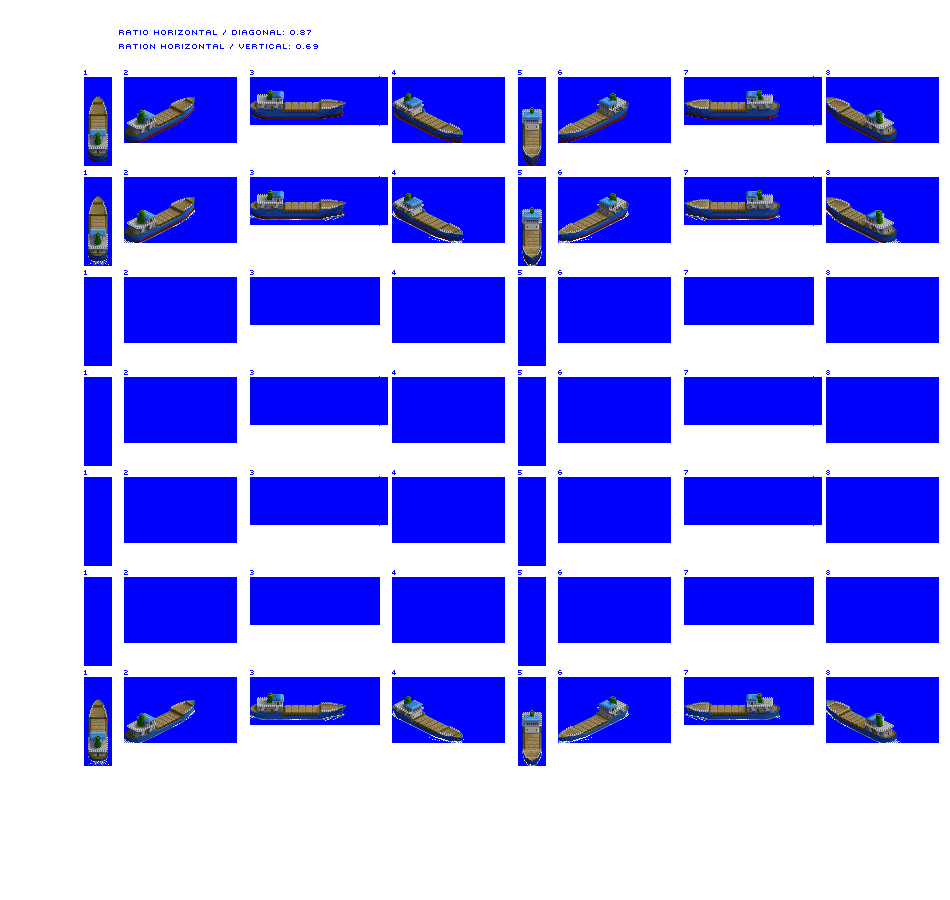
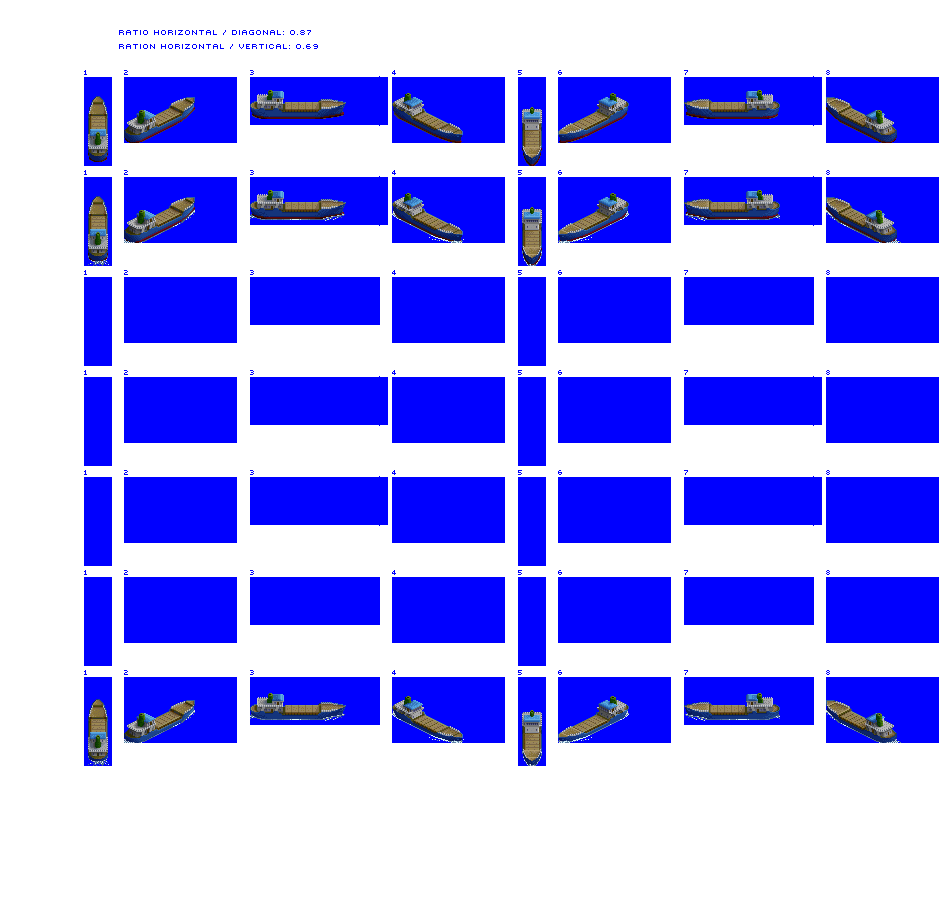
Revision of a layered 950 × 900 image; what changed, layer by layer:
renamed "Coaster unloaded" to "Layer 1 copy", moved it above "Coaster loaded", painted on it over box(157, 102, 864, 228)
painted on "Coaster loaded" over box(157, 705, 864, 731)
